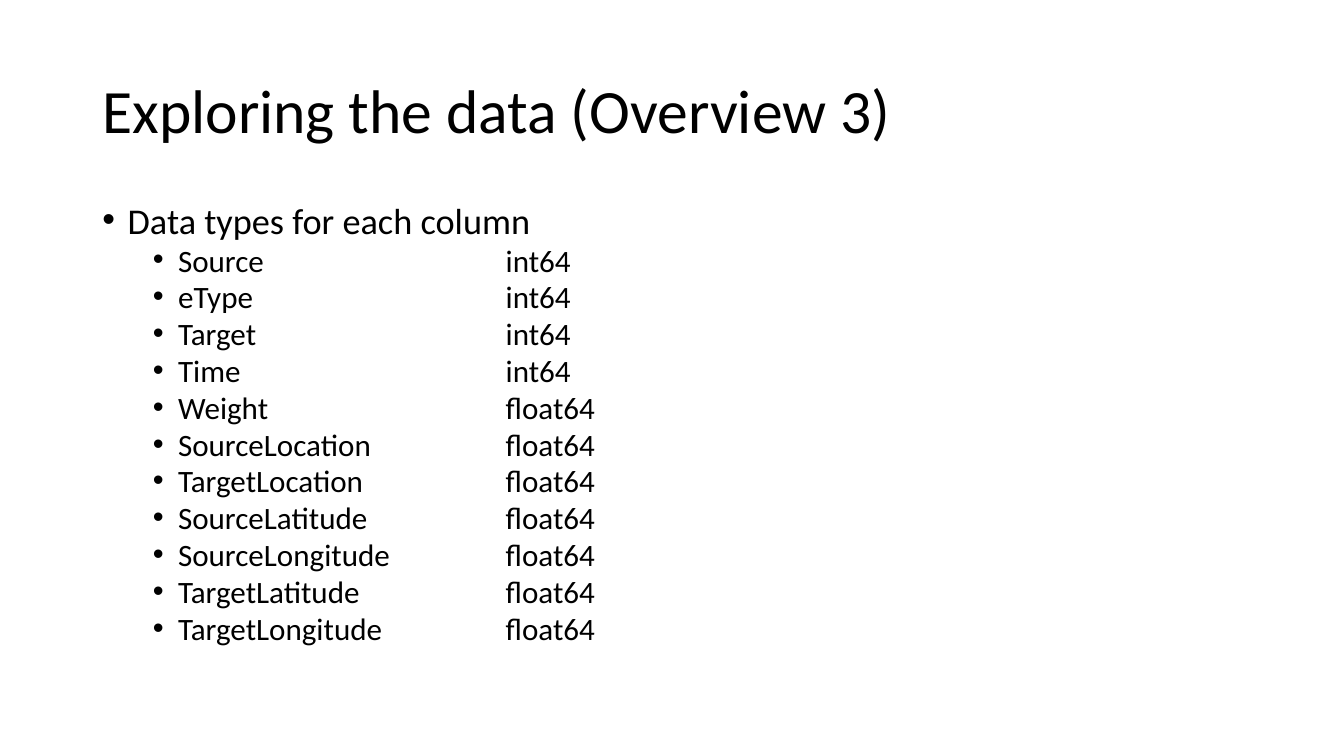
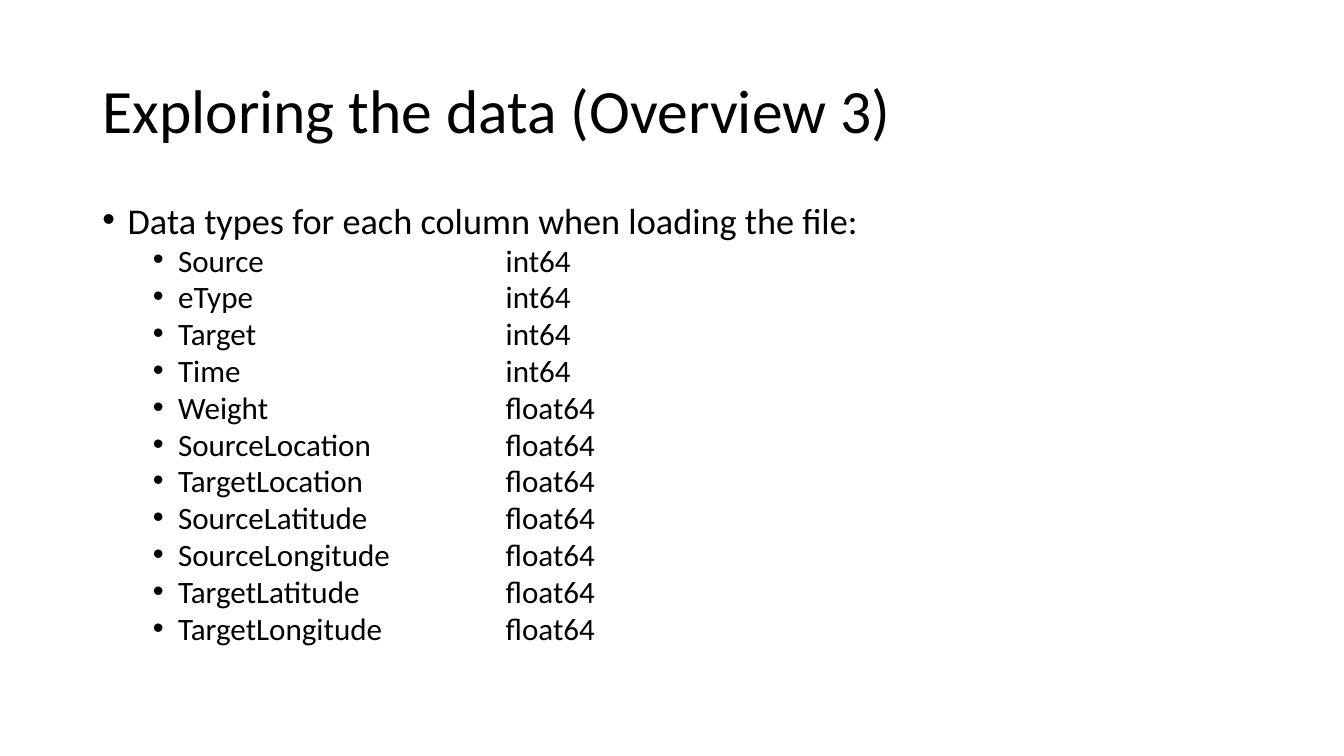
Before and after one commit to AtrayeeNeog/Visualization_2019-20, a slide deck: slide 7 of Documentation/Project_Presentation_v1.pptx. Drawn at 1344x756 pixels with LibreOffice and Linux fonts; fonts in the diff are those of the drawing. Boxes give left, top, right and bottom in pixels: in the first picture for what was removed or moved away, otherwise in the second. Text is boxed around its words. In the diff, an @@ line names an element or a change of style, - is before the commit and + after.

```diff
--- a/Documentation/Project_Presentation_v1.pptx
+++ b/Documentation/Project_Presentation_v1.pptx
@@ text at [128, 208, 857, 241]: text changed @@
-• Data types for each column
+• Data types for each column when loading the file:
```
Also in this commit, not shown: 2 other slides changed, 1 slide added, 1 slide removed.
